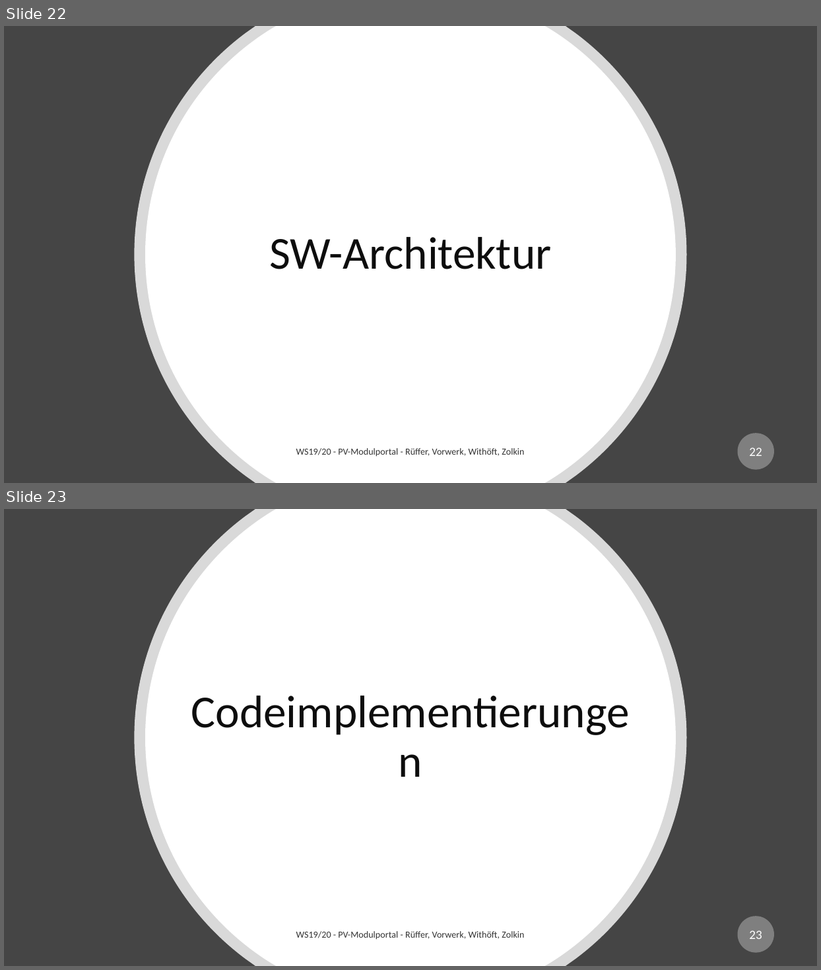
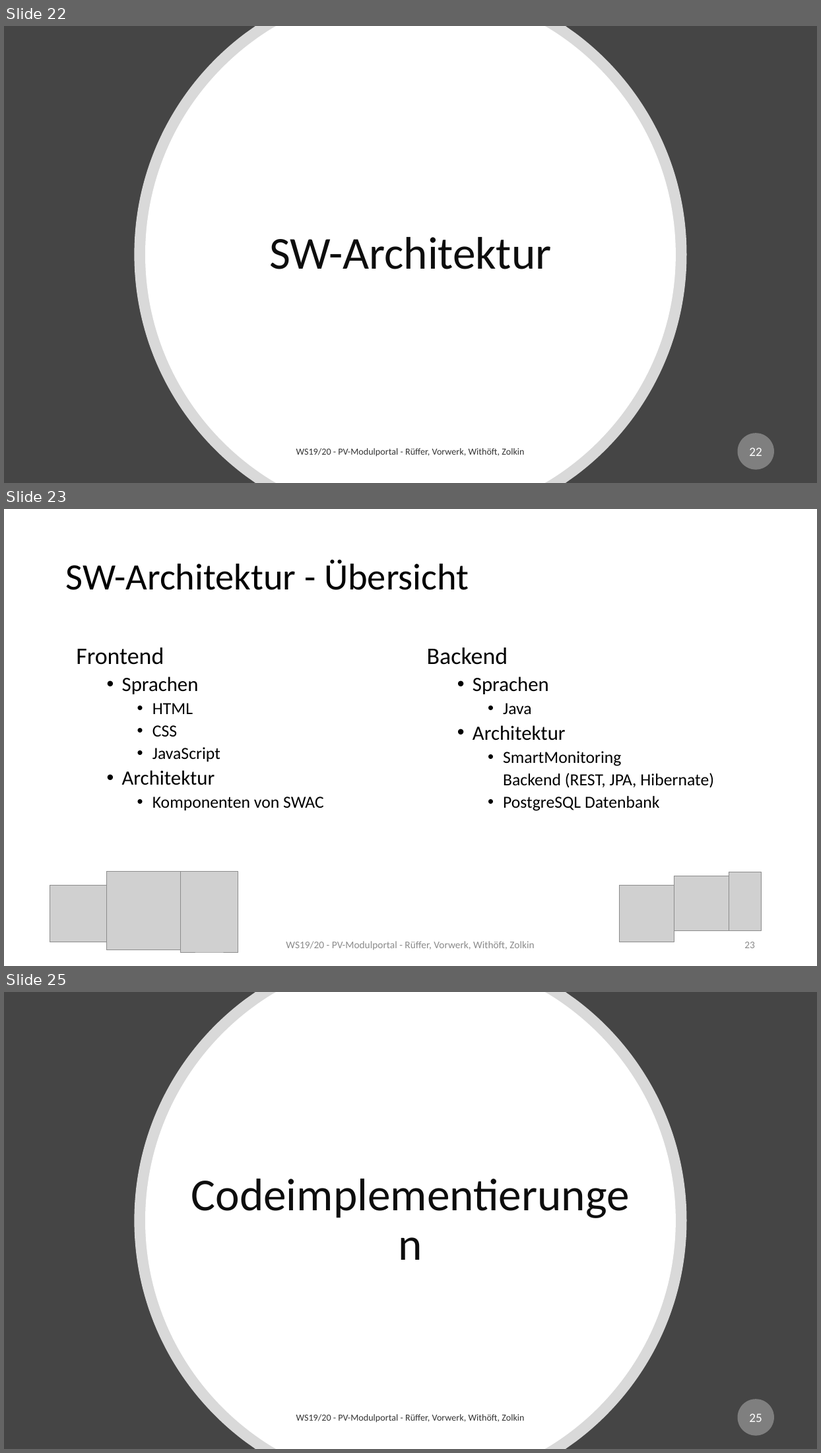
Before and after one commit to mwithoeft/Webengineering, a slide deck: docs/Seminarvortrag.pptx. Shown one above the other, each under a label of ours: slides 22 and 23 before the commit, slides 22, 23 and 25 after it; the slides between them are not shown. The pictures are 821x970 and 821x1453 pixels, drawn with LibreOffice and Linux fonts; fonts in the diff are those of the drawing; grey boxes stand for pictures. Boxes give left, top, right and bottom in pixels: in the first picture for what was removed or moved away, otherwise in the second. Text is boxed around its words. In the diff, an @@ line names an element or a change of style, - is before the commit and + after.

```diff
--- a/docs/Seminarvortrag.pptx
+++ b/docs/Seminarvortrag.pptx
@@ slide 23 added at (x1=4, y1=509, x2=817, y2=966), background #FFFFFF @@
@@ title added at (x1=66, y1=559, x2=469, y2=590), 44 pt, text #000000 @@
+SW-Architektur - Übersicht
@@ text added at (x1=76, y1=648, x2=324, y2=811), 20 pt, text #000000 @@
+Frontend
+  • Sprachen
+    • HTML
+    • CSS
+    • JavaScript
+  • Architektur
+    • Komponenten von SWAC
@@ text added at (x1=427, y1=648, x2=714, y2=811), 20 pt, text #000000 @@
+Backend
+  • Sprachen
+    • Java
+  • Architektur
+    • SmartMonitoring
+    Backend (REST, JPA, Hibernate)
+    • PostgreSQL Datenbank
@@ picture added at (x1=106, y1=872, x2=185, y2=951) @@
@@ picture added at (x1=181, y1=872, x2=238, y2=953) @@
@@ picture added at (x1=675, y1=877, x2=729, y2=931) @@
@@ picture added at (x1=729, y1=872, x2=762, y2=931) @@
@@ picture added at (x1=50, y1=886, x2=106, y2=943) @@
@@ picture added at (x1=620, y1=886, x2=675, y2=942) @@
@@ text added at (x1=286, y1=941, x2=534, y2=950), 12 pt, text #8C8C8C @@
+WS19/20 - PV-Modulportal - Rüffer, Vorwerk, Withöft, Zolkin
@@ page number added at (x1=745, y1=942, x2=755, y2=949), 12 pt, text #8C8C8C @@
+23
@@ what was slide 23 is now slide 25 @@
@@ page number at (x1=749, y1=1414, x2=762, y2=1422): text changed @@
-23
+25
```
Also in this commit, not shown: 1 other slide added, 1 other file.
